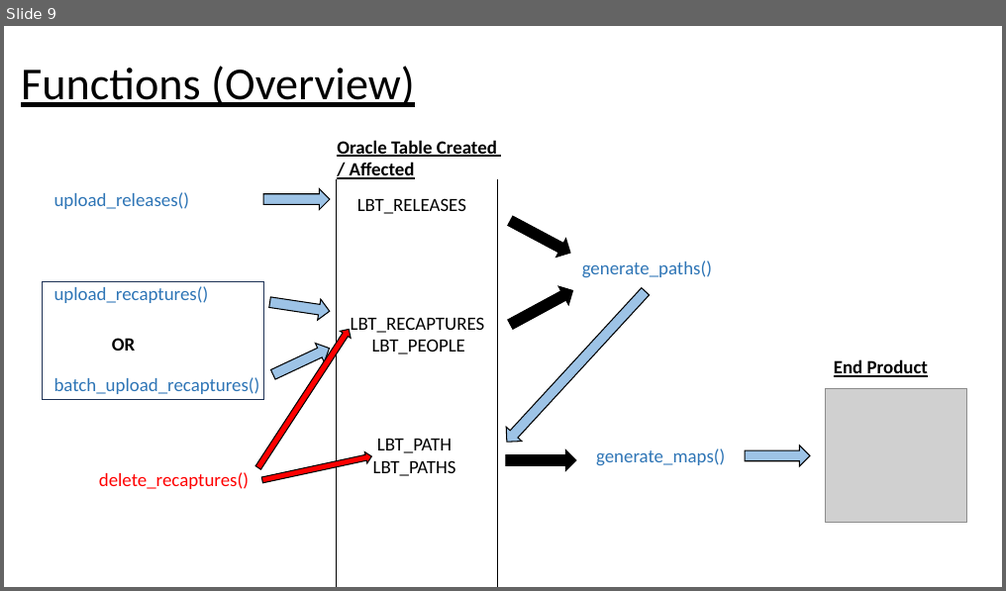
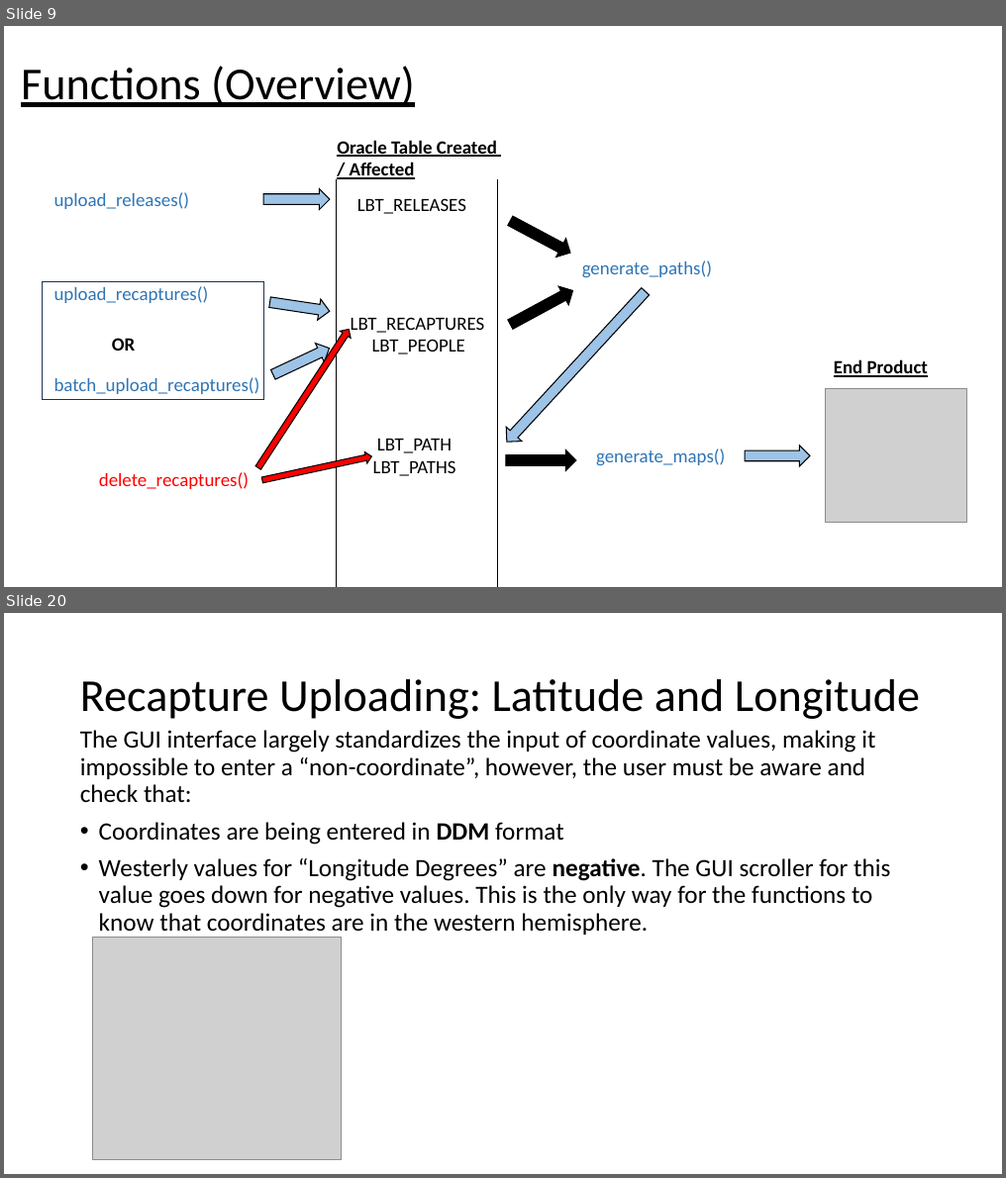
Before and after one commit to LobsterScience/LobTag2, a slide deck: app.files/user_guide.pptx. Shown one above the other, each under a label of ours: slide 9 before the commit, slides 9 and 20 after it; the slides between them are not shown. The pictures are 1006x591 and 1006x1178 pixels, drawn with LibreOffice and Linux fonts; fonts in the diff are those of the drawing; grey boxes stand for pictures. Boxes give left, top, right and bottom in pixels: in the first picture for what was removed or moved away, otherwise in the second. Text is boxed around its words. In the diff, an @@ line names an element or a change of style, - is before the commit and + after.

Commit message:
more slides added to user guide. Minor edits to generate_maps

```diff
--- a/app.files/user_guide.pptx
+++ b/app.files/user_guide.pptx
@@ slide 20 added at [4, 613, 1002, 1174], background #FFFFFF @@
@@ title added at [80, 679, 920, 719], 44 pt, text #000000 @@
+Recapture Uploading: Latitude and Longitude
@@ text added at [80, 730, 890, 935], 24 pt, text #000000 @@
+The GUI interface largely standardizes the input of coordinate values, making it impossible to enter a “non-coordinate”, however, the user must be aware and check that:
+• Coordinates are being entered in DDM format
+• Westerly values for “Longitude Degrees” are negative. The GUI scroller for this value goes down for negative values. This is the only way for the functions to know that coordinates are in the western hemisphere.
@@ picture added at [92, 938, 341, 1160] @@
```
Also in this commit, not shown: 3 slides changed, 13 other slides added, 1 other file.
